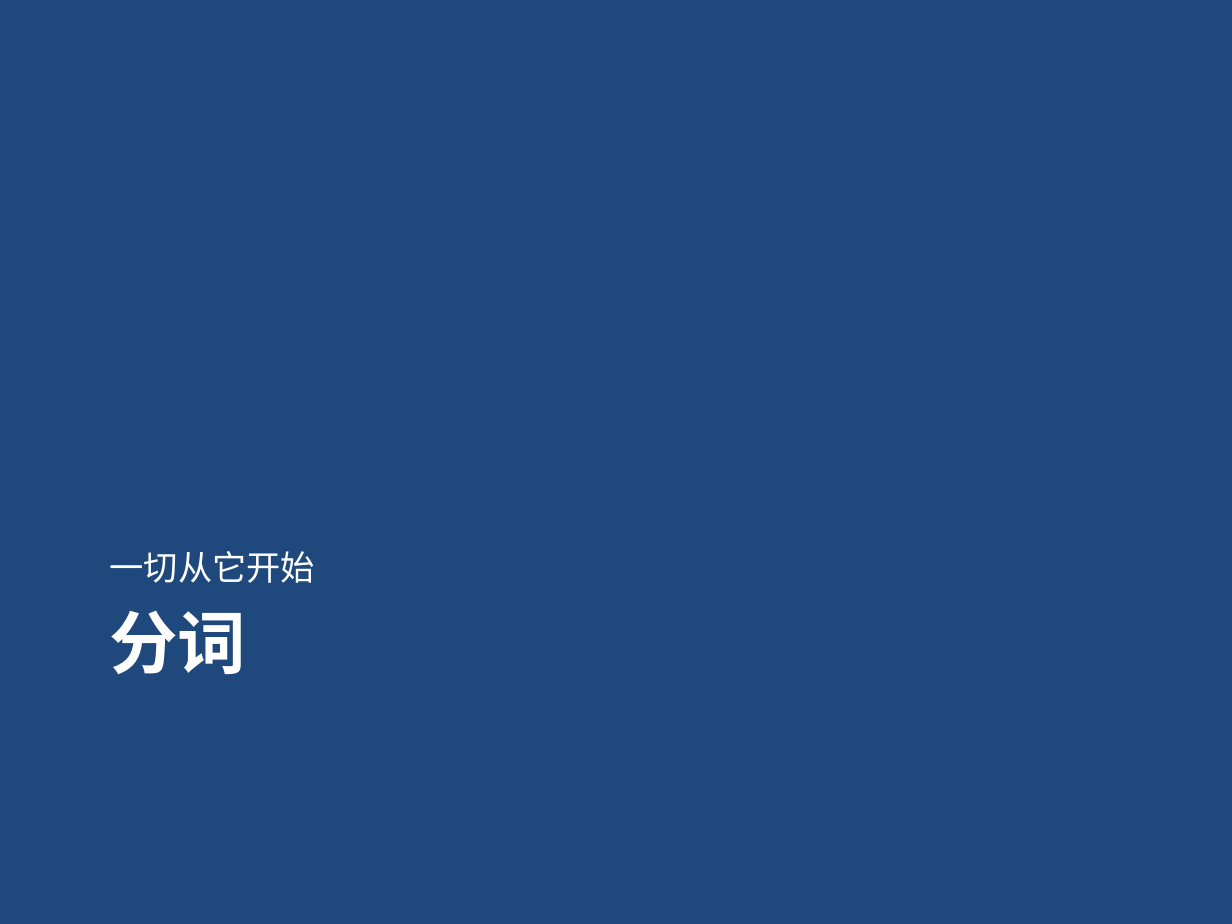
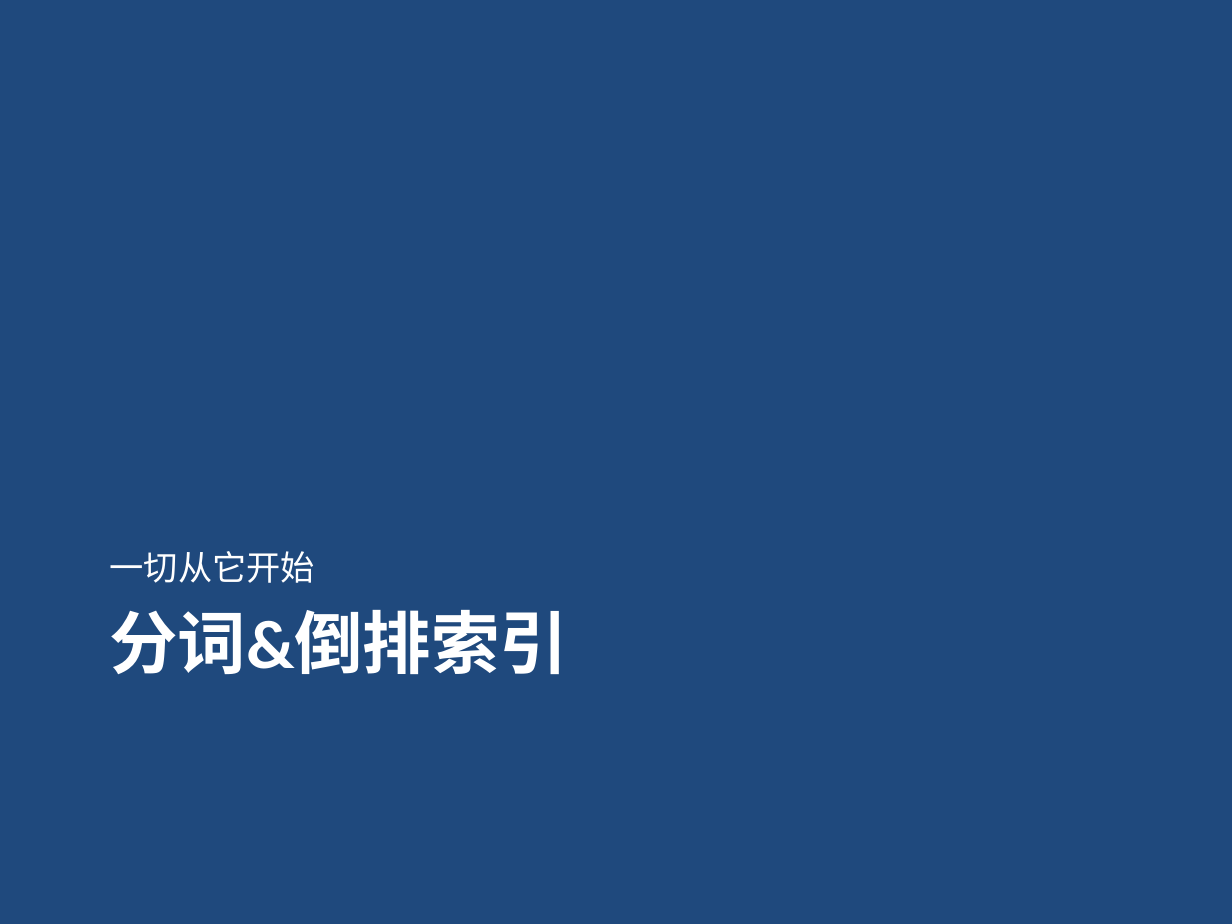
Before and after one commit to gudaoxuri/OpenTrains, a slide deck: slide 3 of Full-Text_Search/PPT/全文检索入门与实践.pptx. Drawn at 1232x924 pixels with LibreOffice and Linux fonts; fonts in the diff are those of the drawing. Boxes give left, top, right and bottom in pixels: in the first picture for what was removed or moved away, otherwise in the second. Text is boxed around its words. In the diff, an @@ line names an element or a change of style, - is before the commit and + after.

```diff
--- a/Full-Text_Search/PPT/全文检索入门与实践.pptx
+++ b/Full-Text_Search/PPT/全文检索入门与实践.pptx
@@ title at [110, 610, 568, 674]: text changed @@
-分词
+分词&倒排索引
```
Also in this commit, not shown: 5 other slides changed, 1 slide added.
